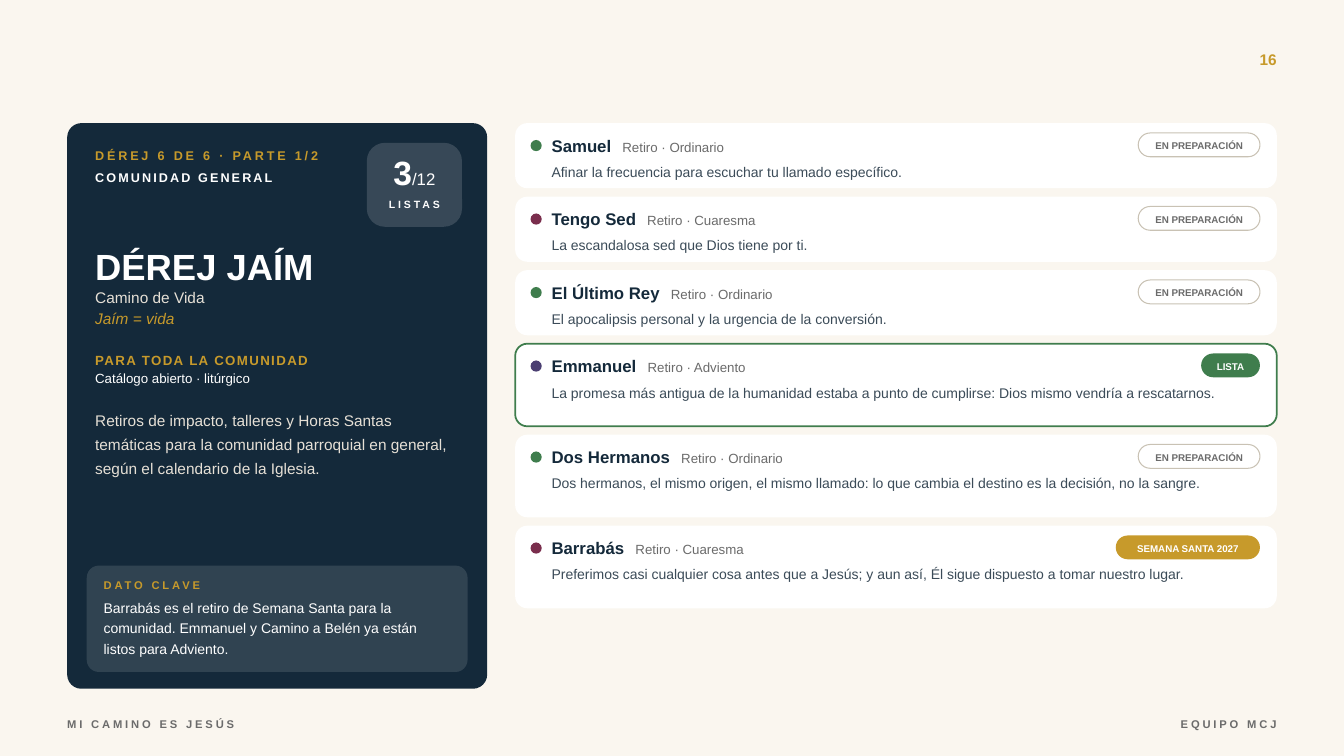
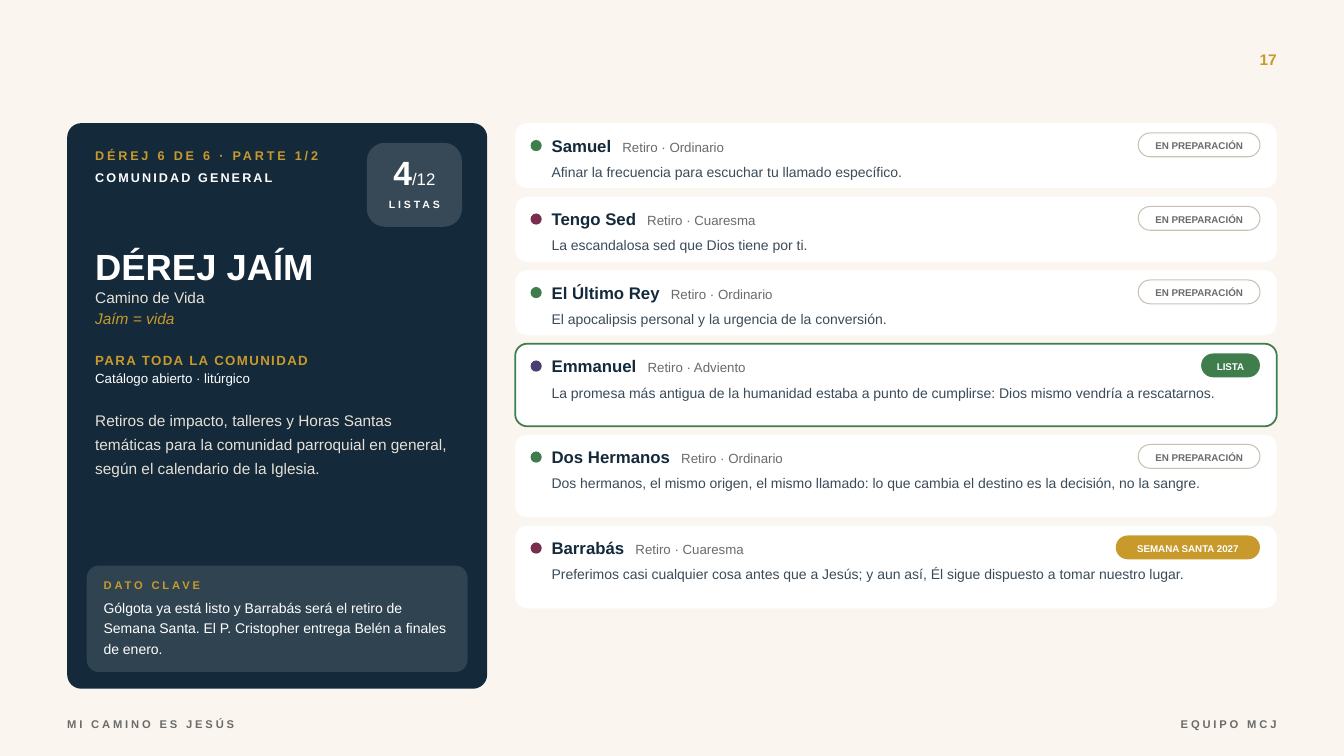
Before and after one commit to iikno/micaminoesjesus, a slide deck: slide 17 of presentacion/MCJ-Presentacion-Equipo.pptx (slide 16 before the commit). Drawn at 1344x756 pixels with LibreOffice and Linux fonts; fonts in the diff are those of the drawing; background and template pictures are left out. Boxes give left, top, right and bottom in pixels: in the first picture for what was removed or moved away, otherwise in the second. Text is boxed around its words. In the diff, an @@ line names an element or a change of style, - is before the commit and + after.

```diff
--- a/presentacion/MCJ-Presentacion-Equipo.pptx
+++ b/presentacion/MCJ-Presentacion-Equipo.pptx
@@ page number at bbox=[1260, 54, 1277, 65]: text changed @@
-16
+17
@@ text at bbox=[393, 162, 435, 185]: text changed @@
-3/12
+4/12
@@ text at bbox=[104, 602, 446, 654]: text changed @@
-Barrabás es el retiro de Semana Santa para la comunidad. Emmanuel y Camino a Belén ya están listos para Adviento.
+Gólgota ya está listo y Barrabás será el retiro de Semana Santa. El P. Cristopher entrega Belén a finales de enero.
```
Also in this commit, not shown: 8 other slides changed, 2 slides added, 2 other files.
